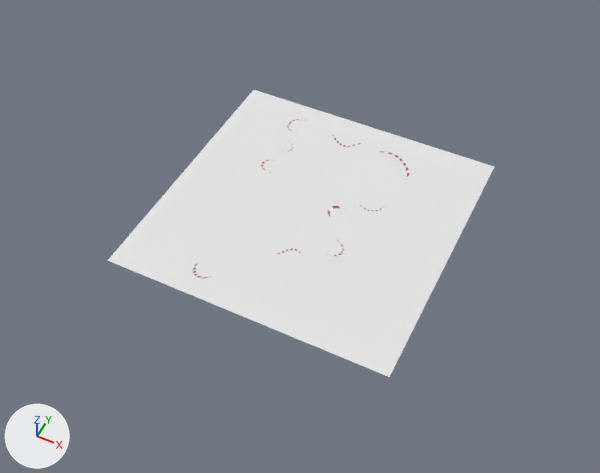
The Blender file resources/models/track/track2.blend: old version first, new version second.
Both versions are drawn from a 50 mm lens placed at (192.0, -393.0, 451.0), pointed at (13.0, -35.0, 4.0). Every picture has the same lights, and +X, +Y and +Z are marked at lower left.

Objects in the first picture: 'Track', 'terrain'.
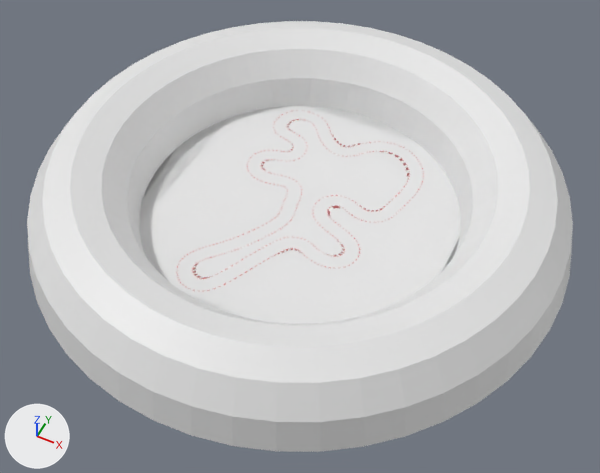
Location of each change, (x1, y1, x2, y2) in pixels of the pictures (600 x 473 px):
'Torus', added: after (27, 21, 573, 452)

What changed in the scene script:
```text
Add me_torus:
    me_torus.from_pydata(...)  # 384 vertices, 338 faces; spans x -1.25..1.25, y -1.25..1.25, z 0.0..0.25
Add ob_torus:
    ob_torus = bpy.data.objects.new('Torus', me_torus)
    ob_torus.location = (0.6, -10.0, 3.7)
    ob_torus.scale = (158.0, 158.0, 201.0)
```
